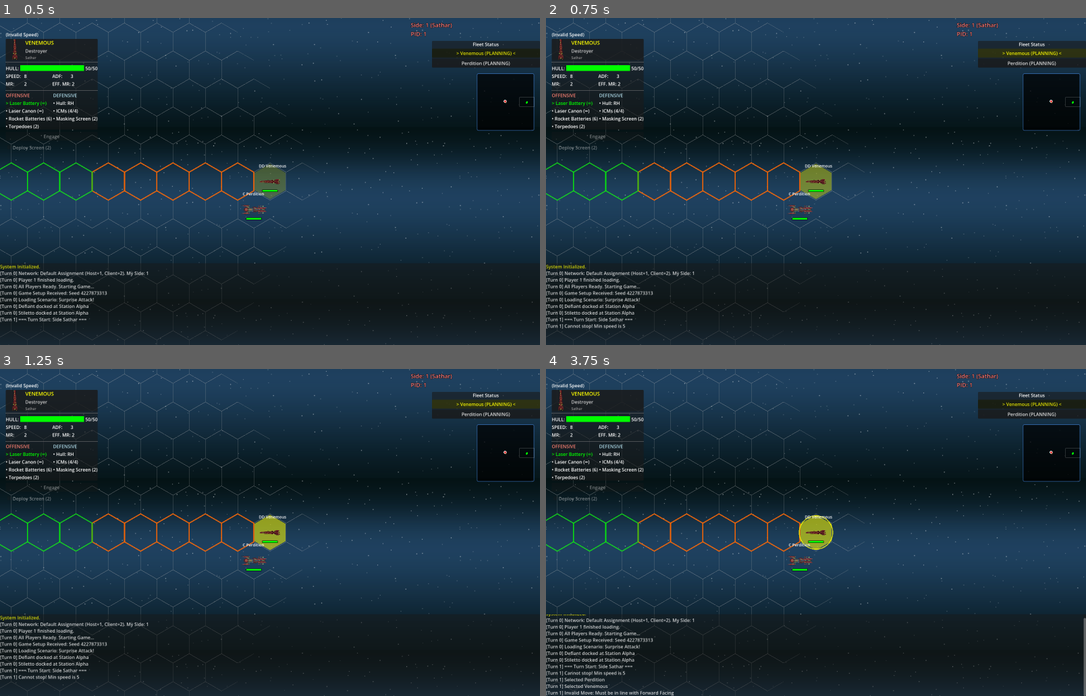
Above: before the commit, frames 1-4 (two rows, left to right).
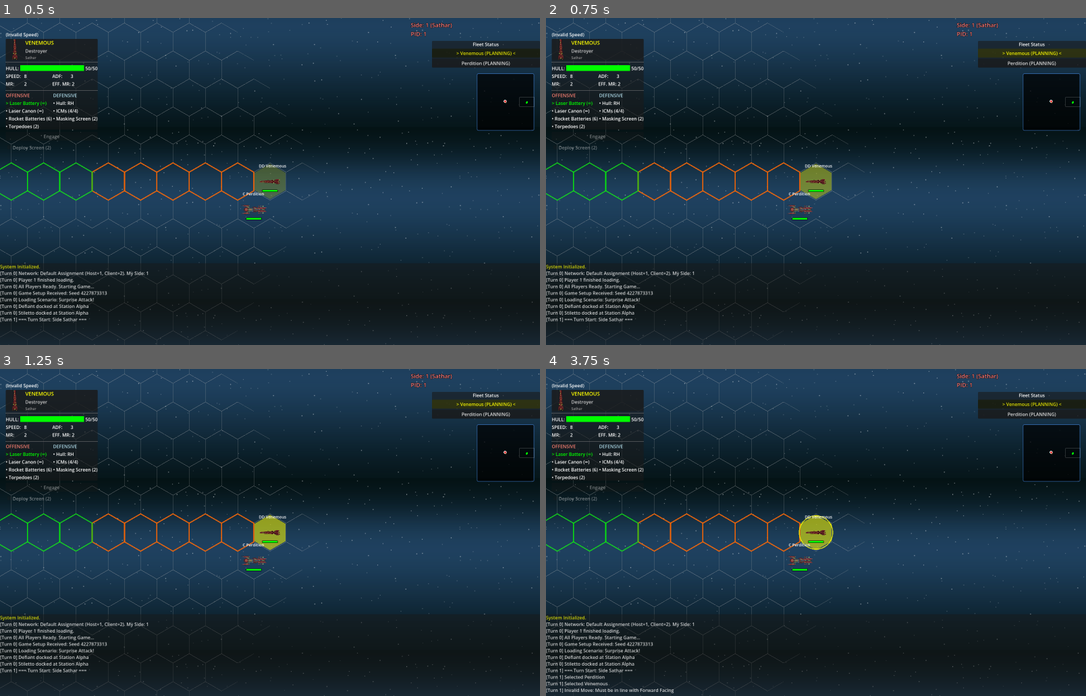
Above: after the commit, the same moments.

Repository: jjeffers/sf-kh-simulator
Game: Godot game, scene res://Scenes/Main.tscn
The game is run twice, just before and just after one commit, with the same random seed, the same clock (stepped at 60 frames per second) and the same inputs. This scene is started directly instead of the project's main scene.
Inputs (mouse positions are in pixels of both pictures, inside the frame that each line leads up to):
- Up to frame 1 (0.5 s): no input
- Up to frame 2 (0.75 s): click "> Venemous (PLANNING) <" at 0.5 s
- Up to frame 3 (1.25 s): no input
- Up to frame 4 (3.75 s): click "Perdition (PLANNING)" at 1.25 s; click "Venemous (PLANNING)" at 2 s; tap Enter at 2.75 s; drag from (1053, 454) to (870, 460) at 2.77 s; tap Space at 3.5 s; drag from (708, 548) to (789, 597) at 3.52 s

Frame 1 is identical in both runs. In frame 2, 0.1% of the frame differs, in the area x 0-15%, y 93-96%; in frame 3, 0.1%; in frame 4, 2.7%, in the area x 0-100%, y 75-100%.

Commit message:
Fix: Prevent infinite loop when auto-orbit fails

Diff:
--- a/Scripts/GameManager.gd
+++ b/Scripts/GameManager.gd
@@ -1530,6 +1530,11 @@
 			_update_ui_state()
 			# log_message("Station %s maintaining orbit..." % auto_candidate.name) # Silenced for speed
 
+			if not state_is_orbiting:
+				print("[DEBUG] Auto-Orbit Failed (No planet?). Defaulting to Hold Position.")
+				current_path.clear()
+				state_is_orbiting = false
+
 			# Instant execution
 			_on_commit_move()
 
@@ -2208,6 +2213,7 @@
 
 	if not found:
 		print("[DEBUG] _on_orbit: No planet found adjacent to %s at %s" % [selected_ship.name, selected_ship.grid_position])
+		state_is_orbiting = false
 		return
 
 	# Calculate move
@@ -2307,8 +2313,12 @@
 
 
 		btn.pressed.connect(func():
-			# Select ship logic (Allow inspecting moved ships too)
-			_handle_movement_click(s.grid_position) # Reuse click logic for consistency
+			# Select ship logic
+			if s != selected_ship:
+				_select_ship(s)
+			else:
+				# Just center camera if already selected
+				_update_camera()
 		)
 
 		# Disable only if we want to restrict selection. User asked for freedom.
@@ -2652,8 +2662,8 @@
 		# Green: Coasting (Speed - ADF to Speed)
 		# Yellow: Acceleration (Speed to Speed + ADF)
 
-		var min_speed = max(0, start_speed - selected_ship.adf)
-		var max_speed = start_speed + selected_ship.adf
+		var min_speed = max(0, start_speed - selected_ship.get_effective_adf())
+		var max_speed = start_speed + selected_ship.get_effective_adf()
 
 		var orange_count = max(0, min_speed - steps_taken)
 		var green_count = max(0, start_speed - steps_taken - orange_count)
@@ -2855,6 +2865,9 @@
 			_update_camera()
 
 func _is_weapon_available_in_phase(weapon: Dictionary, ship: Ship = null) -> bool:
+	if weapon.get("is_crippled", false):
+		return false
+
 	var w_type = weapon.get("type")
 	# Rule 1: Moving Player Only for Propelled weapons (Assault Rockets, Torpedoes)
 	# Rocket Batteries are EXEMPT from this (can be fired defensively)
@@ -3075,20 +3088,24 @@
 				break
 
 	if clicked_ship and clicked_ship != selected_ship:
-		selected_ship = clicked_ship
-		# Reset plot
-		_reset_plotting_state()
-
-		if audio_ship_select and audio_ship_select.stream: audio_ship_select.play()
-		_spawn_ghost()
-		_update_camera()
-		_update_ship_visuals() # Re-sort stack
-		_update_ui_state()
-		log_message("Selected %s" % selected_ship.name)
+		_select_ship(clicked_ship)
 		return
 
 	# If no ship selected or clicked empty hex...
 	_handle_ghost_input(hex)
+
+func _select_ship(ship: Ship):
+	selected_ship = ship
+	# Reset plot
+	_reset_plotting_state()
+
+	if audio_ship_select and audio_ship_select.stream: audio_ship_select.play()
+	_spawn_ghost()
+	_update_camera()
+	_update_ship_visuals() # Re-sort stack
+	_update_ui_state()
+	log_message("Selected %s" % selected_ship.name)
+
 
 func _handle_ghost_input(hex: Vector3i):
 	if not ghost_ship: return
@@ -3137,7 +3154,7 @@
 		return
 
 	# Check Max Speed / Path Limits
-	var max_allowed_path = start_speed + selected_ship.adf
+	var max_allowed_path = start_speed + selected_ship.get_effective_adf()
 	if current_path.size() + dist > max_allowed_path:
 		log_message("Target too far! Limit: %d hexes" % max_allowed_path)
 		return
@@ -3904,7 +3921,7 @@
 	var dist = HexGrid.hex_distance(ghost_head_pos, hex)
 
 	# Check Max Speed / Path Limits (Visual Preview should match Logic)
-	var max_allowed_path = start_speed + selected_ship.adf
+	var max_allowed_path = start_speed + selected_ship.get_effective_adf()
 	if current_path.size() + dist > max_allowed_path:
 		# Too far
 		dist = 0 # Invalid
--- a/Scripts/Ship.gd
+++ b/Scripts/Ship.gd
@@ -88,8 +88,12 @@
 func take_hull_damage(amount: int):
 	hull = max(0, hull - amount)
 	hull_changed.emit(hull)
+	queue_redraw() # Immediate visual update
+
 	if hull <= 0:
+		is_destroyed = true
 		ship_destroyed.emit()
+		trigger_explosion()
 
 func apply_damage_effect(effect: Dictionary, roll_damage_amount: int) -> String:
 	var log_msg = effect.get("text", "Unknown Effect")
@@ -177,11 +181,13 @@
 	elif type == "Fire":
 		var key = effect.get("key")
 		if key == "Electrical":
-			has_electrical_fire = true
-			fire_damage_stack += 20
+			if not has_disastrous_fire:
+				has_electrical_fire = true
+				fire_damage_stack = 20
 		elif key == "Disastrous":
 			has_disastrous_fire = true
-			fire_damage_stack += 20
+			has_electrical_fire = false
+			fire_damage_stack = 20
 			current_adf_modifier = adf
 			current_mr_modifier = mr
 			ccs_damaged = true
@@ -746,16 +752,6 @@
 	position = HexGrid.hex_to_pixel(v)
 	ship_moved.emit(v)
 
-func take_damage(amount: int):
-	hull -= amount
-	hull_changed.emit(hull)
-	queue_redraw() # Update health bar
-
-	if hull <= 0:
-		hull = 0
-		is_destroyed = true
-		ship_destroyed.emit()
-		trigger_explosion()
 
 var is_ghost: bool = false
 var is_exploding: bool = false
@@ -1069,15 +1065,15 @@
 	var particles = CPUParticles2D.new()
 	particles.emitting = false
 	particles.one_shot = true
-	particles.amount = 50
-	particles.lifetime = 1.0
+	particles.amount = 100
+	particles.lifetime = 1.5
 	particles.explosiveness = 1.0
 	particles.spread = 180.0
 	particles.gravity = Vector2.ZERO
 	particles.initial_velocity_min = 50.0
-	particles.initial_velocity_max = 150.0
-	particles.scale_amount_min = 3.0
-	particles.scale_amount_max = 6.0
+	particles.initial_velocity_max = 200.0
+	particles.scale_amount_min = 4.0
+	particles.scale_amount_max = 12.0 # Much larger particles
 	particles.color = Color.ORANGE
 
 	# Color gradient for fire effect
--- /dev/null
+++ b/test/unit/test_auto_orbit_hang.gd
@@ -0,0 +1,53 @@
+extends GutTest
+
+var game_manager: GameManager
+var station: Ship
+
+func before_each():
+	game_manager = GameManager.new()
+	add_child_autofree(game_manager)
+	game_manager._ready()
+
+	# Create Station with Orbit Direction
+	station = Ship.new()
+	station.name = "Station"
+	station.grid_position = Vector3i(0, 0, 0)
+	station.ship_class = "Space Station"
+	station.side_id = 1
+	station.orbit_direction = 1 # CW
+	station.speed = 0 # Station shouldn't move
+
+	game_manager.ships.append(station)
+	game_manager.add_child(station)
+
+func test_auto_orbit_with_no_planet_does_not_hang():
+	# Scenario: Station wants to orbit, but NO PLANET is nearby.
+	# _on_orbit will fail.
+	# _on_commit_move will send empty path.
+	# execute_commit_move should accept it (Speed 0 -> Speed 0).
+	# has_moved should be set.
+	game_manager.my_side_id = 1
+	game_manager.current_side_id = 1
+
+	# Manually trigger start_movement_phase
+	# We expect it NOT to hang.
+	# If it hangs, the test will timeout or crash.
+
+	game_manager.start_movement_phase()
+
+	assert_true(station.has_moved, "Station should be marked as moved (skipped orbit)")
+	assert_eq(station.orbit_direction, 0, "Orbit direction should be cleared if orbit failed")
+
+func test_auto_orbit_with_planet_succeeds():
+	# Scenario: Station next to planet.
+	# Setup Planet
+	game_manager.planet_hexes.append(Vector3i(1, -1, 0)) # Adjacent
+
+	game_manager.my_side_id = 1
+	game_manager.current_side_id = 1
+
+	game_manager.start_movement_phase()
+
+	assert_true(station.has_moved, "Station should be marked as moved (orbited)")
+	assert_eq(station.grid_position, Vector3i(0, -1, 1), "Station should have moved CW around planet (Index 2 -> 3)")
+	assert_eq(station.orbit_direction, 1, "Orbit direction should persist")
--- /dev/null
+++ b/test/unit/test_crippled_weapon_bug.gd
@@ -0,0 +1,49 @@
+extends GutTest
+
+var game_manager: GameManager
+var ship: Ship
+
+func before_each():
+	game_manager = GameManager.new()
+	add_child(game_manager)
+
+	ship = Ship.new()
+	game_manager.add_child(ship)
+	ship.side_id = 1
+
+	# Define a standard weapon
+	ship.weapons = [ {
+		"name": "Laser Battery",
+		"type": "Laser",
+		"range": 10,
+		"arc": "360",
+		"ammo": 999,
+		"max_ammo": 999,
+		"damage_dice": "1d10",
+		"damage_bonus": 0,
+		"fired": false,
+		"is_crippled": false # Default
+	}]
+
+	# Setup GM context
+	game_manager.ships = [ship]
+	game_manager.current_phase = GameManager.Phase.COMBAT
+	game_manager.firing_side_id = 1
+	game_manager.current_side_id = 1
+
+func after_each():
+	game_manager.free()
+	# Ship freed by GM
+
+func test_crippled_weapon_should_be_unavailable():
+	# 1. Verify initially available
+	var w = ship.weapons[0]
+	var avail_initial = game_manager._is_weapon_available_in_phase(w, ship)
+	assert_true(avail_initial, "Weapon should be available initially")
+
+	# 2. Cripple the weapon
+	w["is_crippled"] = true
+
+	# 3. Check availability again
+	var avail_crippled = game_manager._is_weapon_available_in_phase(w, ship)
+	assert_false(avail_crippled, "Weapon MUST be unavailable if crippled")
--- /dev/null
+++ b/test/unit/test_fire_damage_rules.gd
@@ -0,0 +1,42 @@
+extends GutTest
+
+var ship_script = load("res://Scripts/Ship.gd")
+
+func test_fire_stack_limit():
+	var s = ship_script.new()
+	s.configure_frigate()
+
+	# 1. Apply Electrical Fire
+	s.apply_damage_effect({"type": "Fire", "key": "Electrical"}, 0)
+	assert_eq(s.fire_damage_stack, 20, "Stack should be 20")
+	assert_true(s.has_electrical_fire, "Should have electrical fire")
+
+	# 2. Apply Electrical Fire AGAIN
+	s.apply_damage_effect({"type": "Fire", "key": "Electrical"}, 0)
+	assert_eq(s.fire_damage_stack, 20, "Stack should REMAIN 20 (Non-cumulative)")
+
+func test_disastrous_overrides_electrical():
+	var s = ship_script.new()
+	s.configure_frigate()
+
+	# 1. Electrical
+	s.apply_damage_effect({"type": "Fire", "key": "Electrical"}, 0)
+	assert_true(s.has_electrical_fire)
+
+	# 2. Disastrous
+	s.apply_damage_effect({"type": "Fire", "key": "Disastrous"}, 0)
+	assert_true(s.has_disastrous_fire, "Disastrous should be active")
+	assert_false(s.has_electrical_fire, "Electrical should be cleared")
+	assert_eq(s.fire_damage_stack, 20, "Stack should be 20")
+
+func test_electrical_does_not_override_disastrous():
+	var s = ship_script.new()
+	s.configure_frigate()
+
+	# 1. Disastrous
+	s.apply_damage_effect({"type": "Fire", "key": "Disastrous"}, 0)
+
+	# 2. Electrical
+	s.apply_damage_effect({"type": "Fire", "key": "Electrical"}, 0)
+	assert_true(s.has_disastrous_fire, "Disastrous should REMAIN active")
+	assert_false(s.has_electrical_fire, "Electrical should NOT replace Disastrous")
--- a/test/unit/test_ship_destruction.gd
+++ b/test/unit/test_ship_destruction.gd
@@ -39,7 +39,7 @@
 	# If the connection is bad, it might throw an error or crash.
 	# GUT captures errors.
 
-	ship.take_damage(999)
+	ship.take_hull_damage(999)
 
 	# If we reach here without crash, check if _on_ship_destroyed was called?
 	# We can check if ship is in gm.ships (should be removed or handled).
Not shown, added: test/unit/test_auto_orbit_hang.gd.uid
Not shown, added: test/unit/test_crippled_weapon_bug.gd.uid
Not shown, added: test/unit/test_fire_damage_rules.gd.uid
Not shown, added: test/unit/test_ship_status_panel.gd.uid
Not shown, added: test/unit/test_ui_weapon_highlight.gd.uid
Not shown, added: test_output_manual.txt
Not shown, changed: RULES.md
